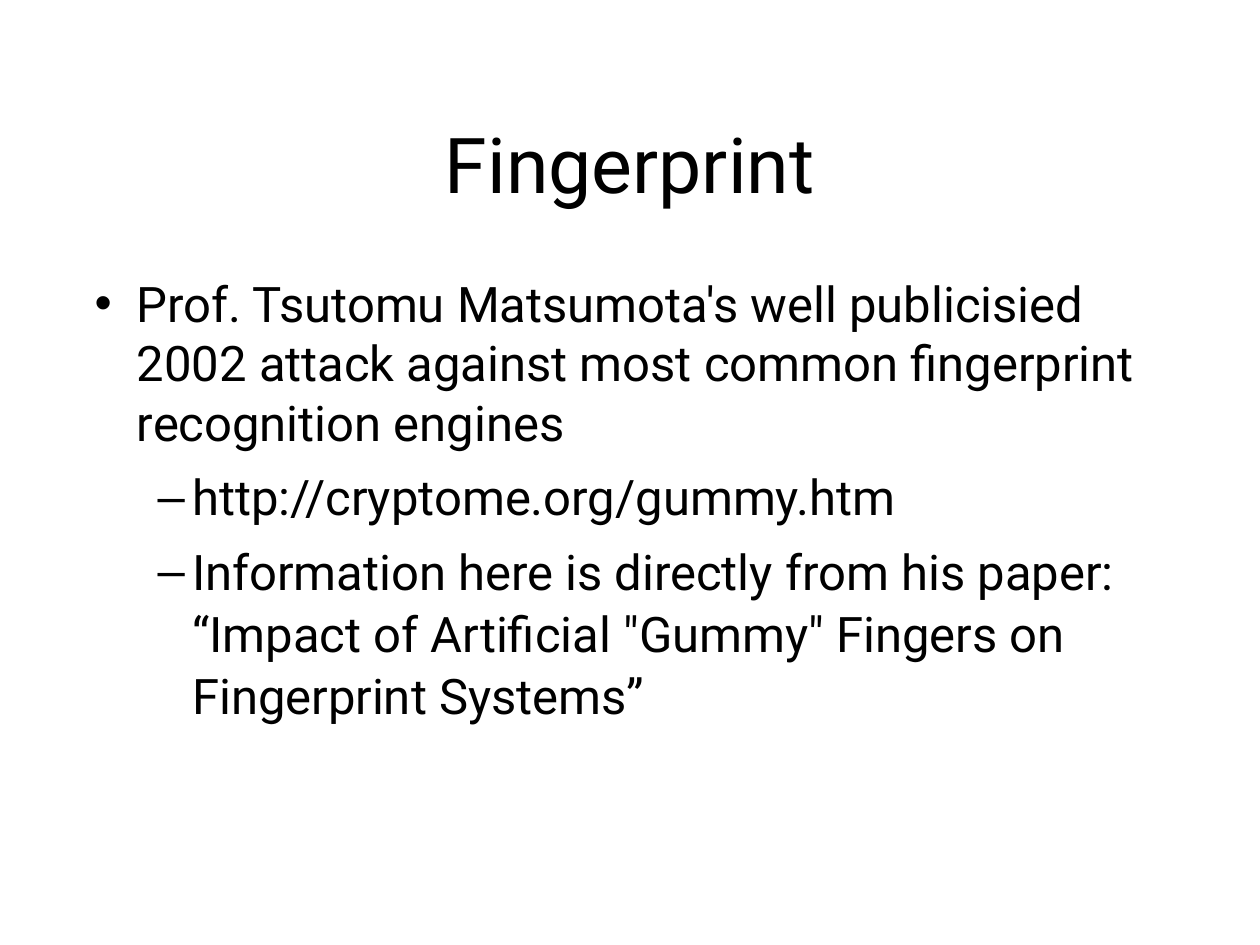
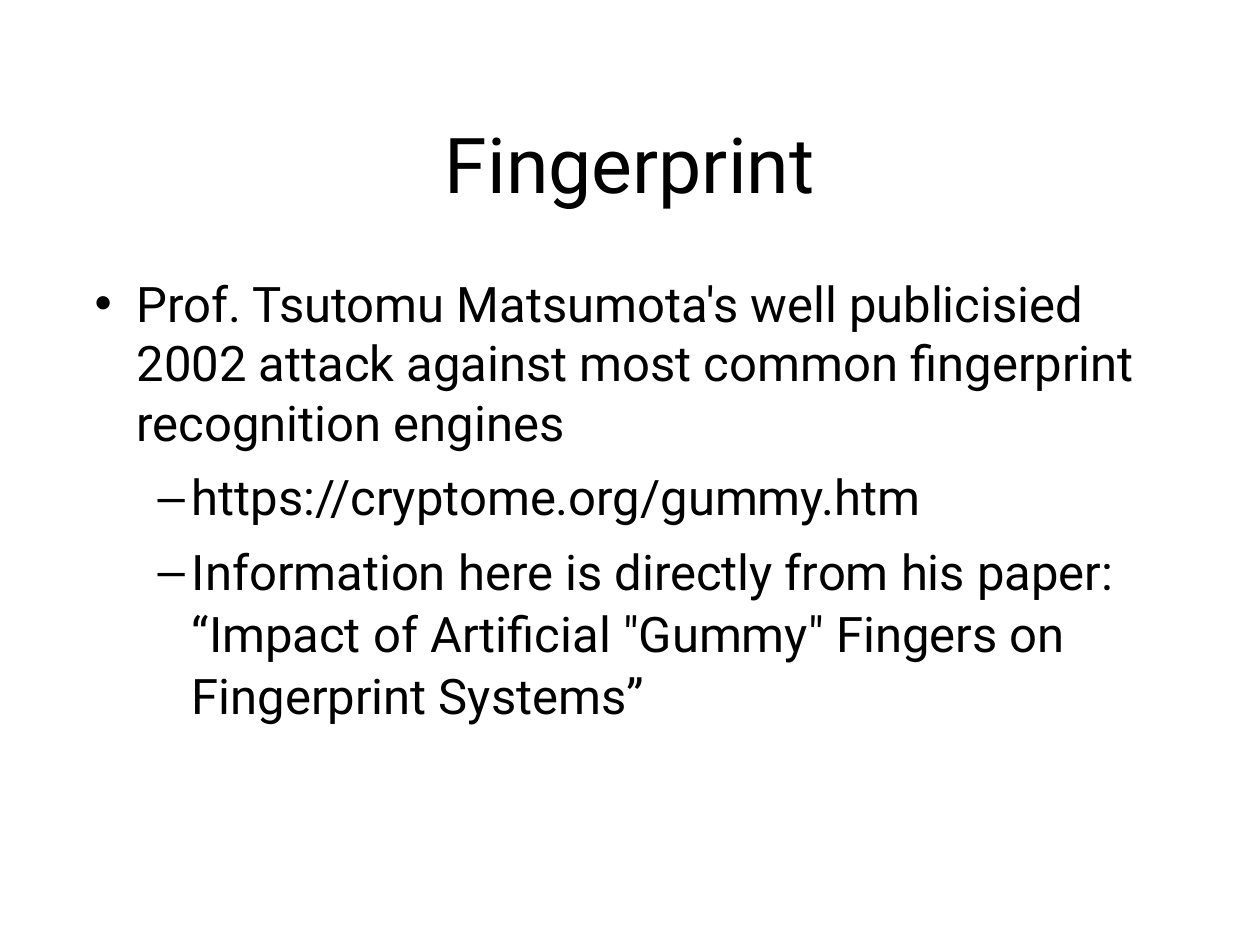
Before and after one commit to sftcd/cs7053, a slide deck: slide 54 of 2016lectures/02-concepts.ppt. Drawn at 1260x945 pixels with LibreOffice and Linux fonts; fonts in the diff are those of the drawing. Boxes give left, top, right and bottom in pixels: in the first picture for what was removed or moved away, otherwise in the second. Text is boxed around its words. In the diff, an @@ line names an element or a change of style, - is before the commit and + after.

```diff
--- a/2016lectures/02-concepts.ppt
+++ b/2016lectures/02-concepts.ppt
@@ text at (192,478,920,526): text changed @@
-  – http://cryptome.org/gummy.htm
+  – https://cryptome.org/gummy.htm
```
Also in this commit, not shown: 37 other slides changed, 1 other file.
